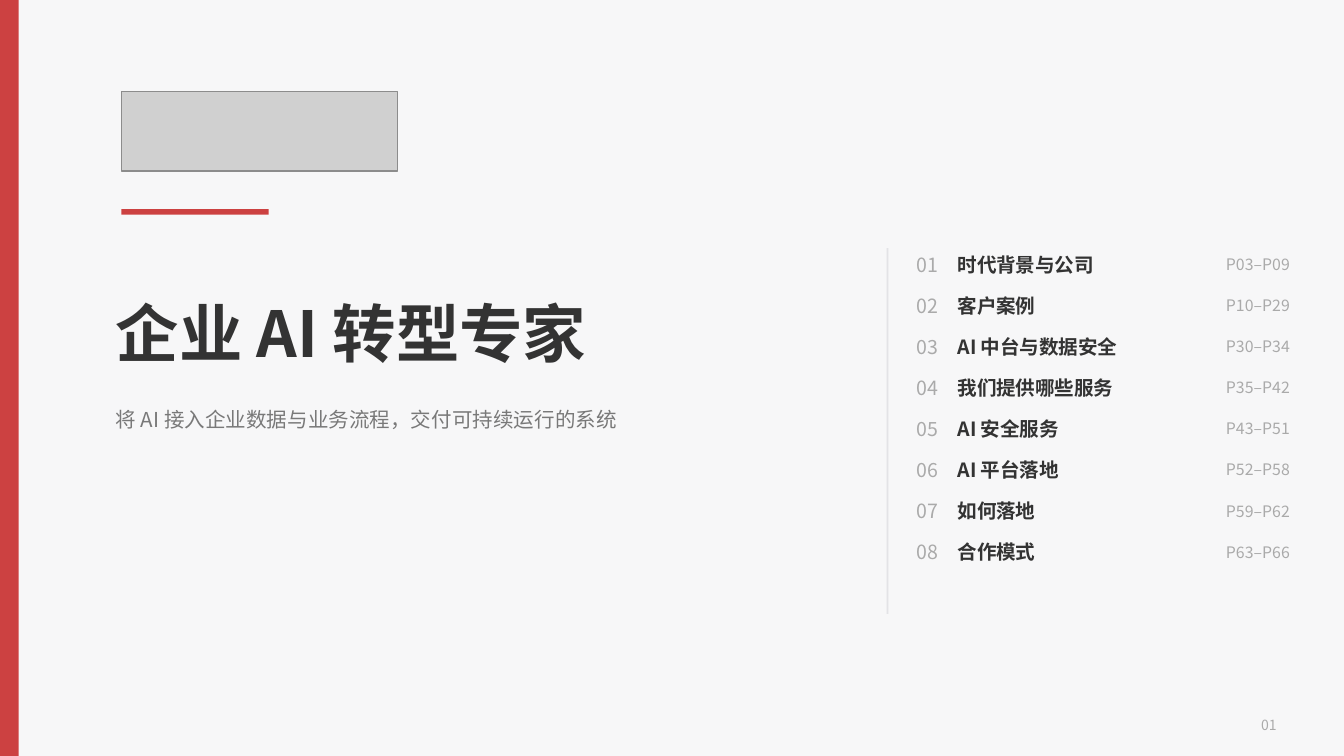
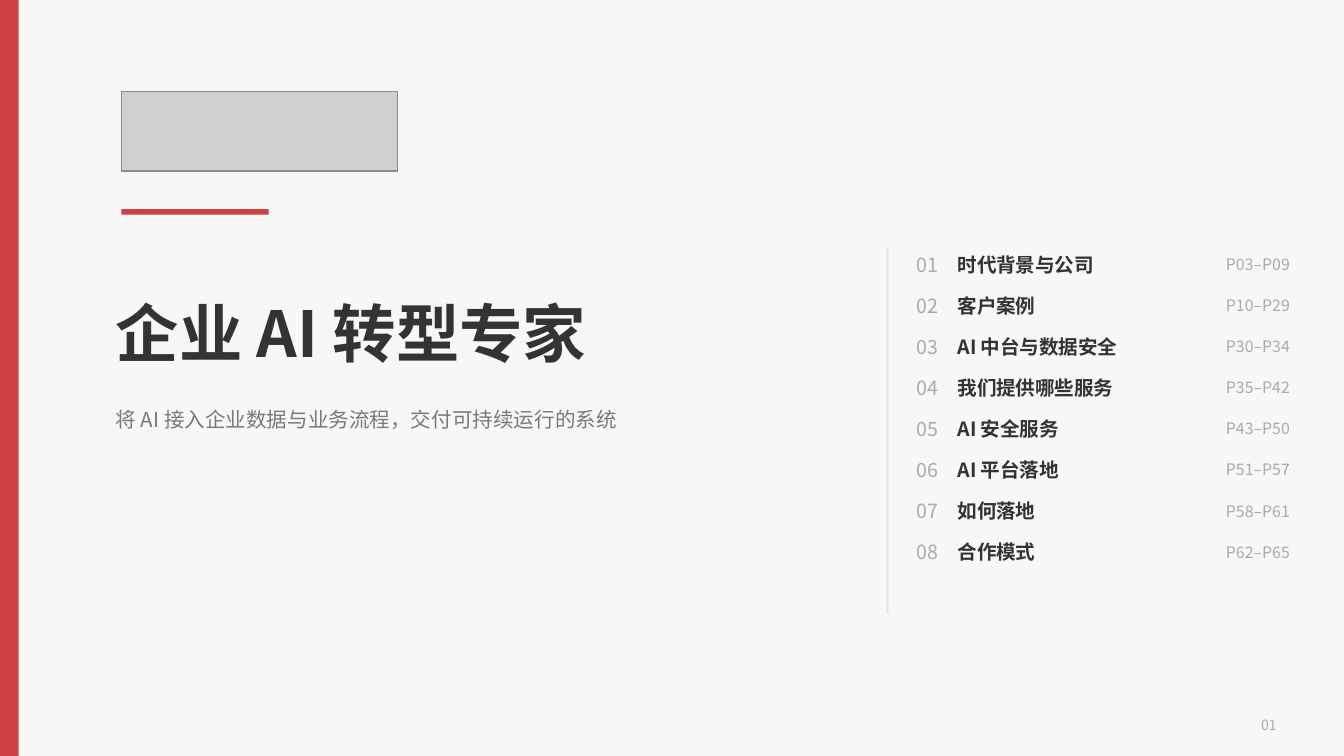
Before and after one commit to hveraus/ssw-business, a slide deck: slide 1 of SSW AI 业务_v2/SSW AI 业务_v3.pptx. Drawn at 1344x756 pixels with LibreOffice and Linux fonts; fonts in the diff are those of the drawing; grey boxes stand for pictures. Boxes give left, top, right and bottom in pixels: in the first picture for what was removed or moved away, otherwise in the second. Text is boxed around its words. In the diff, an @@ line names an element or a change of style, - is before the commit and + after.

```diff
--- a/SSW AI 业务_v2/SSW AI 业务_v3.pptx
+++ b/SSW AI 业务_v2/SSW AI 业务_v3.pptx
@@ text at [1226,422,1290,434]: text changed @@
-P43–P51
+P43–P50
@@ text at [1226,463,1290,475]: text changed @@
-P52–P58
+P51–P57
@@ text at [1226,505,1290,517]: text changed @@
-P59–P62
+P58–P61
@@ text at [1226,546,1290,558]: text changed @@
-P63–P66
+P62–P65
```
Also in this commit, not shown: 25 other slides changed, 1 slide removed, 2 other files.
